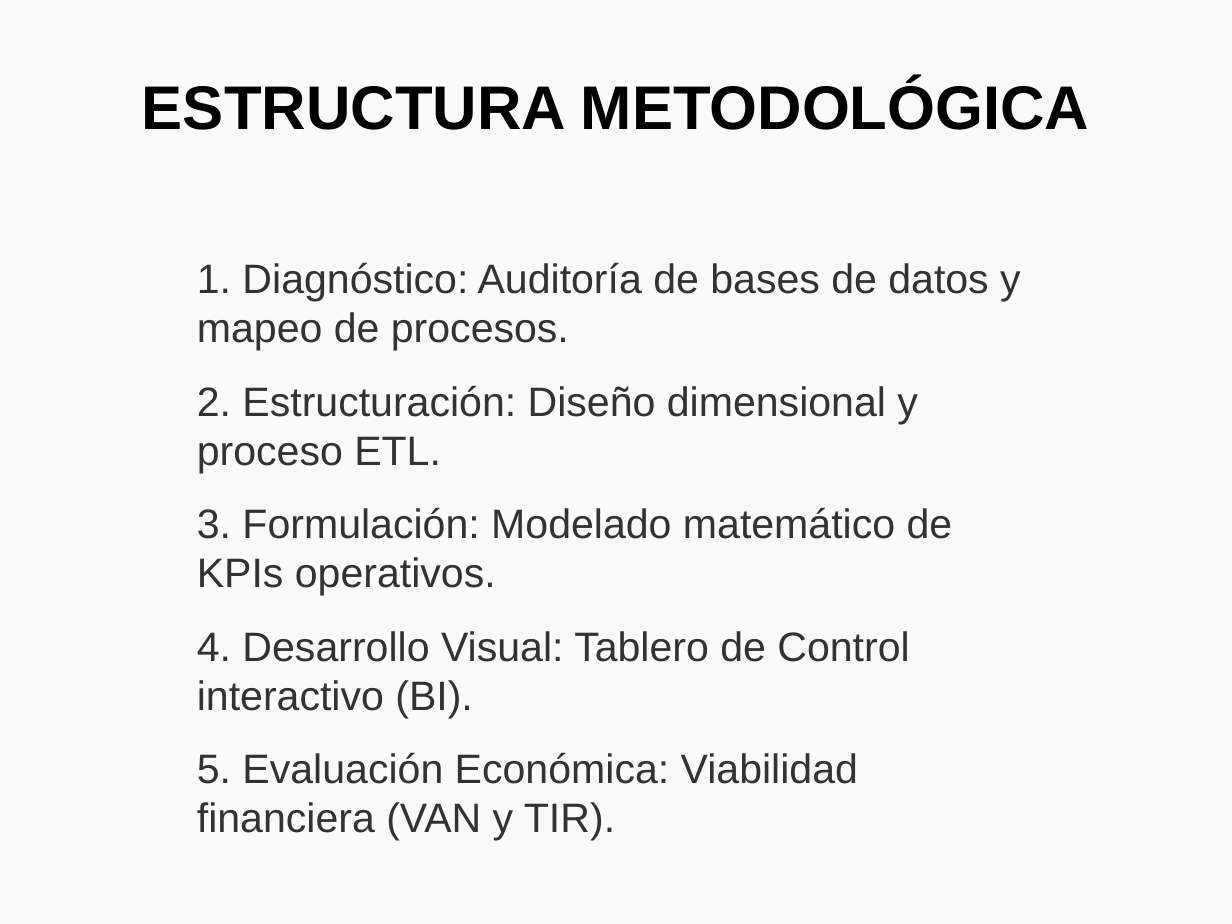
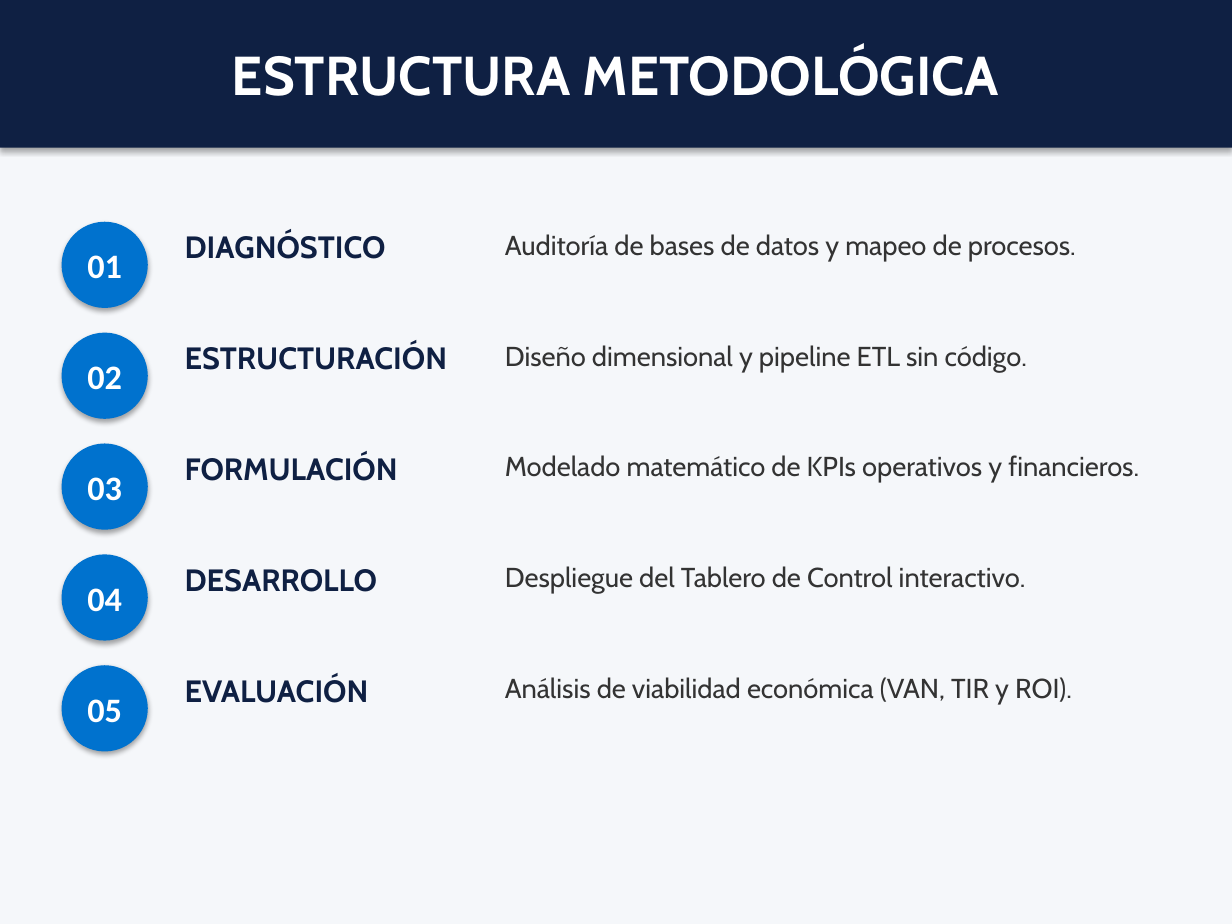
Before and after one commit to Loren292/Web-Scrapper, a slide deck: slide 2 of Presentacion_BI.pptx. Drawn at 1232x924 pixels with LibreOffice and Linux fonts; fonts in the diff are those of the drawing. Boxes give left, top, right and bottom in pixels: in the first picture for what was removed or moved away, otherwise in the second. Text is boxed around its words. In the diff, an @@ line names an element or a change of style, - is before the commit and + after.

```diff
--- a/Presentacion_BI.pptx
+++ b/Presentacion_BI.pptx
@@ background #FAFAFA to #F5F7FA @@
@@ rectangle "ESTRUCTURA METODOLÓGICA" resized from (x1=142, y1=79, x2=1089, y2=130) to (x1=0, y1=0, x2=1232, y2=148) @@
@@ rectangle "ESTRUCTURA METODOLÓGICA" at (x1=0, y1=0, x2=1232, y2=148): size 36 to 32 pt, font Arial to Cabin, text colour #000000 to #FFFFFF; vertical alignment top to middle; fill none to #0F2043; shadow on @@
@@ ellipse added at (x1=62, y1=222, x2=148, y2=308), fill #0072CE, 20 pt, text #FFFFFF, bold @@
+01
@@ text added at (x1=185, y1=232, x2=386, y2=259), 18 pt, text #0F2043, bold @@
+DIAGNÓSTICO
@@ text added at (x1=505, y1=234, x2=1076, y2=261), 16 pt, text #333333 @@
+Auditoría de bases de datos y mapeo de procesos.
@@ text removed at (x1=197, y1=262, x2=1021, y2=784) @@
-1. Diagnóstico: Auditoría de bases de datos y mapeo de procesos.
-2. Estructuración: Diseño dimensional y proceso ETL.
-3. Formulación: Modelado matemático de KPIs operativos.
-4. Desarrollo Visual: Tablero de Control interactivo (BI).
-5. Evaluación Económica: Viabilidad financiera (VAN y TIR).
@@ ellipse added at (x1=62, y1=333, x2=148, y2=419), fill #0072CE, 20 pt, text #FFFFFF, bold @@
+02
@@ text added at (x1=185, y1=343, x2=447, y2=370), 18 pt, text #0F2043, bold @@
+ESTRUCTURACIÓN
@@ text added at (x1=505, y1=345, x2=1027, y2=372), 16 pt, text #333333 @@
+Diseño dimensional y pipeline ETL sin código.
@@ ellipse added at (x1=62, y1=444, x2=148, y2=530), fill #0072CE, 20 pt, text #FFFFFF, bold @@
+03
@@ text added at (x1=185, y1=454, x2=398, y2=481), 18 pt, text #0F2043, bold @@
+FORMULACIÓN
@@ text added at (x1=505, y1=455, x2=1139, y2=482), 16 pt, text #333333 @@
+Modelado matemático de KPIs operativos y financieros.
@@ ellipse added at (x1=62, y1=554, x2=148, y2=641), fill #0072CE, 20 pt, text #FFFFFF, bold @@
+04
@@ text added at (x1=185, y1=569, x2=377, y2=592), 18 pt, text #0F2043, bold @@
+DESARROLLO
@@ text added at (x1=505, y1=566, x2=1026, y2=593), 16 pt, text #333333 @@
+Despliegue del Tablero de Control interactivo.
@@ ellipse added at (x1=62, y1=665, x2=148, y2=752), fill #0072CE, 20 pt, text #FFFFFF, bold @@
+05
@@ text added at (x1=185, y1=675, x2=369, y2=703), 18 pt, text #0F2043, bold @@
+EVALUACIÓN
@@ text added at (x1=505, y1=677, x2=1072, y2=704), 16 pt, text #333333 @@
+Análisis de viabilidad económica (VAN, TIR y ROI).
```
Also in this commit, not shown: 2 other slides changed, 1 other file.
